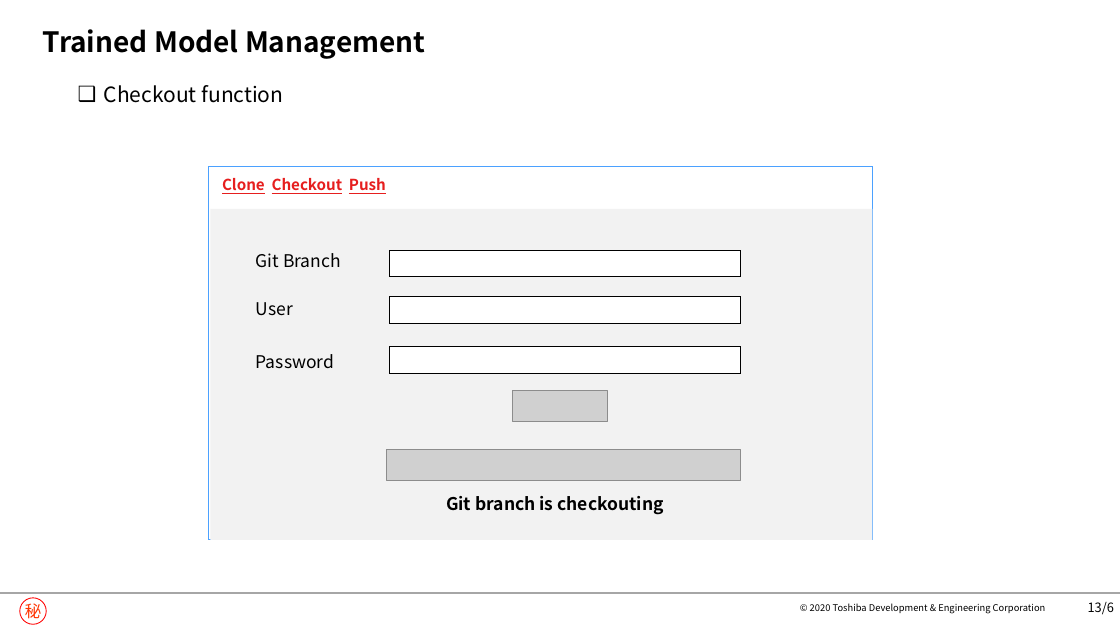
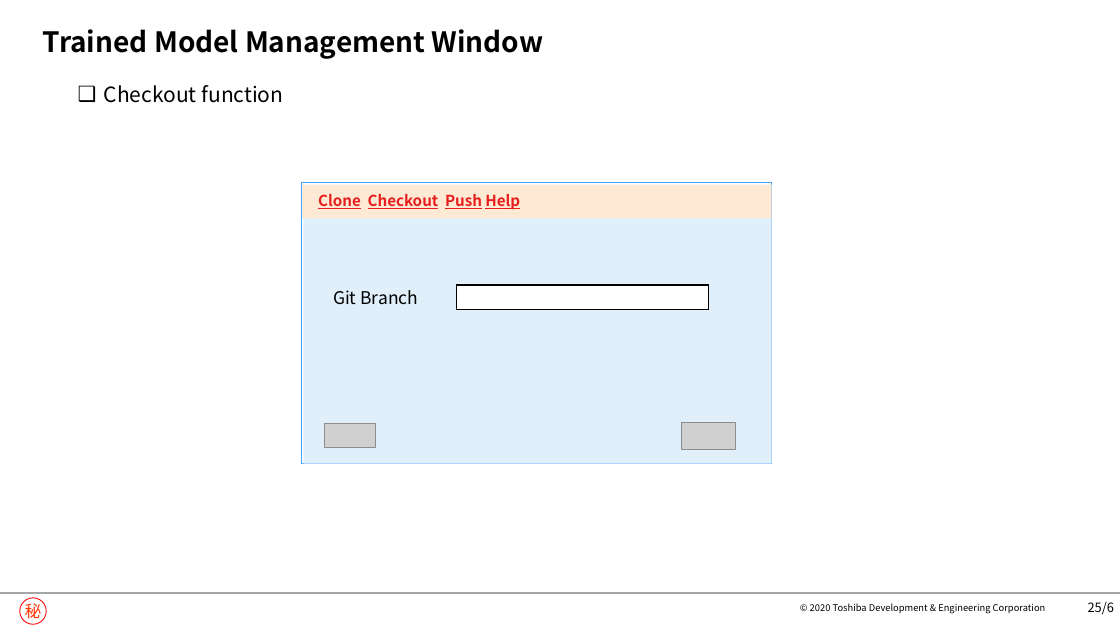
Before and after one commit to nguyenngocninh/LFS, a slide deck: slide 26 of GuiAIPlatformDesign.pptx (slide 14 before the commit). Drawn at 1120x630 pixels with LibreOffice and Linux fonts; fonts in the diff are those of the drawing; grey boxes stand for pictures; background and template pictures are left out. Boxes give left, top, right and bottom in pixels: in the first picture for what was removed or moved away, otherwise in the second. Text is boxed around its words. In the diff, an @@ line names an element or a change of style, - is before the commit and + after.

```diff
--- a/GuiAIPlatformDesign.pptx
+++ b/GuiAIPlatformDesign.pptx
@@ title at <box>43,29,544,59</box>: text changed @@
-Trained Model Management
+Trained Model Management Window
@@ rectangle: place and size @@
-rectangle at <box>208,166,873,539</box>
+rectangle at <box>301,182,771,464</box>
@@ rectangle added at <box>302,185,772,218</box>, fill #FEEAD4 @@
@@ text at <box>318,194,520,210</box>: text changed @@
-Clone Checkout Push
+Clone Checkout Push Help
@@ rectangle: place and size @@
-rectangle at <box>210,209,872,540</box>
+rectangle at <box>303,217,771,464</box>
@@ rectangle at <box>303,217,771,464</box>: fill #F2F2F2 to #E0EFF9 @@
@@ rectangle removed at <box>390,250,740,276</box> @@
@@ text "Git Branch": place and size @@
-text "Git Branch" at <box>256,253,341,268</box>
+text "Git Branch" at <box>333,290,418,305</box>
@@ rectangle: place and size @@
-rectangle at <box>390,297,740,323</box>
+rectangle at <box>456,285,708,309</box>
@@ text removed at <box>256,302,293,316</box> @@
-User
@@ text removed at <box>256,354,334,368</box> @@
-Password
@@ rectangle removed at <box>390,346,740,373</box> @@
@@ picture removed at <box>513,390,607,421</box> @@
@@ picture added at <box>325,424,376,448</box> @@
@@ picture added at <box>681,423,735,450</box> @@
@@ picture removed at <box>386,450,740,481</box> @@
@@ text removed at <box>446,496,664,515</box> @@
-Git branch is checkouting
@@ page number at <box>1088,602,1114,615</box>: text changed @@
-13/6
+25/6
```
Also in this commit, not shown: 11 other slides changed, 18 slides added, 2 slides removed.
